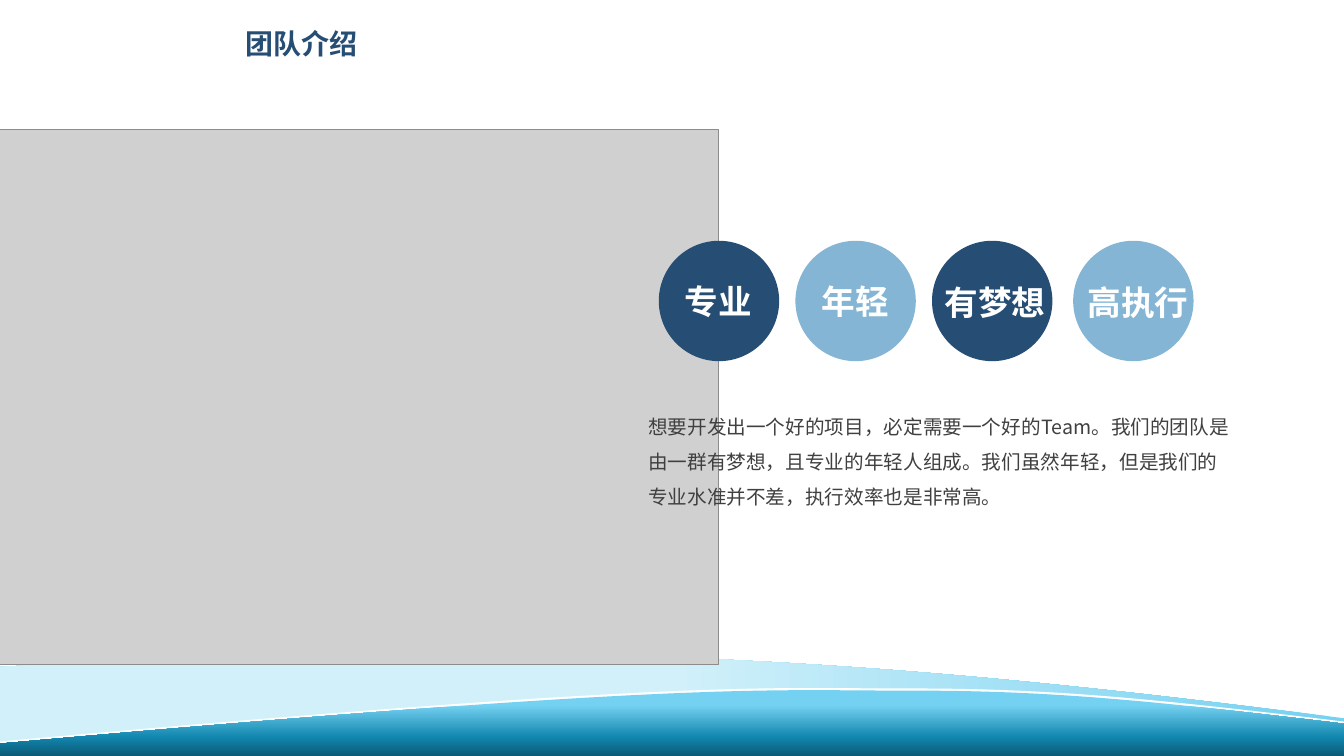
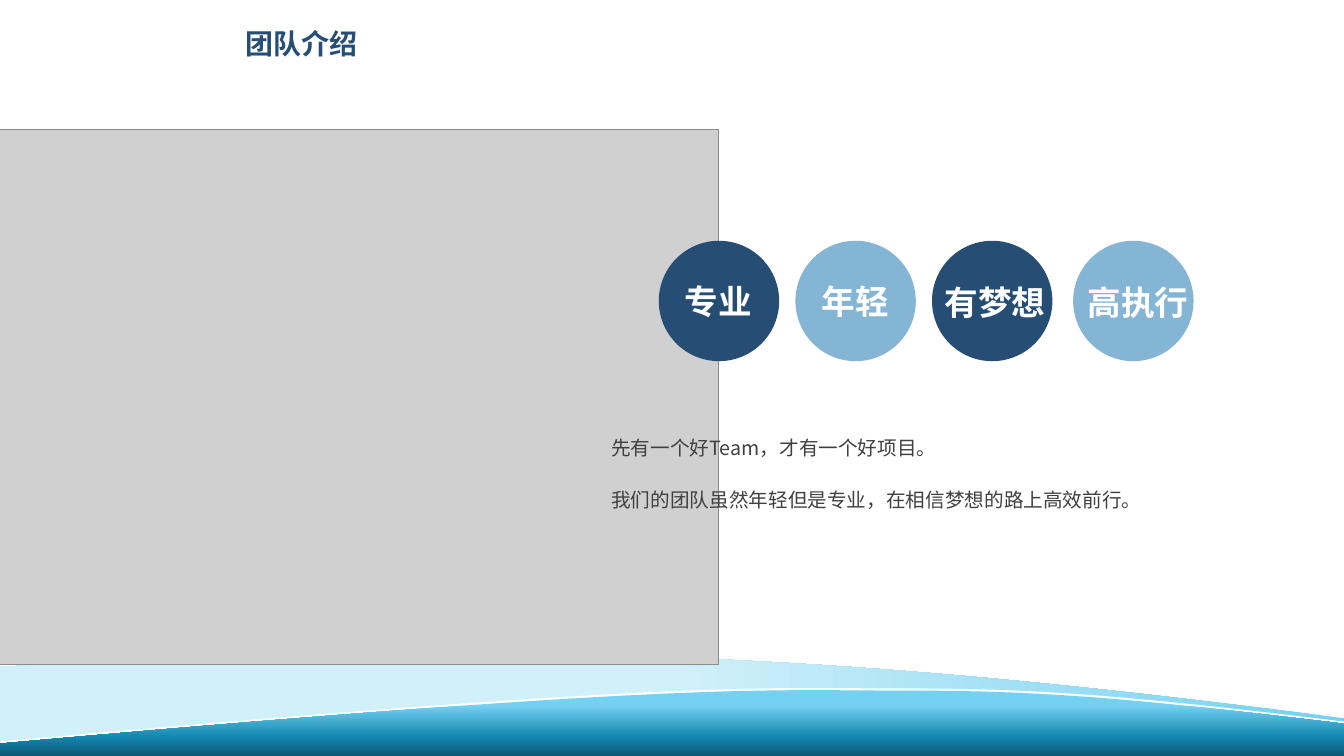
Before and after one commit to GZWgssmart/AutoPlatform, a slide deck: slide 8 of documents/创意科技-项目答辩.pptx. Drawn at 1344x756 pixels with LibreOffice and Linux fonts; fonts in the diff are those of the drawing; grey boxes stand for pictures; background and template pictures are left out. Boxes give left, top, right and bottom in pixels: in the first picture for what was removed or moved away, otherwise in the second. Text is boxed around its words. In the diff, an @@ line names an element or a change of style, - is before the commit and + after.

```diff
--- a/documents/创意科技-项目答辩.pptx
+++ b/documents/创意科技-项目答辩.pptx
@@ text at box(611, 435, 1141, 513): text changed @@
-想要开发出一个好的项目，必定需要一个好的Team。我们的团队是由一群有梦想，且专业的年轻人组成。我们虽然年轻，但是我们的专业水准并不差，执行效率也是非常高。
+先有一个好Team，才有一个好项目。
+我们的团队虽然年轻但是专业，在相信梦想的路上高效前行。
```
Also in this commit, not shown: 11 other slides changed, 3 slides added, 7 slides removed.
